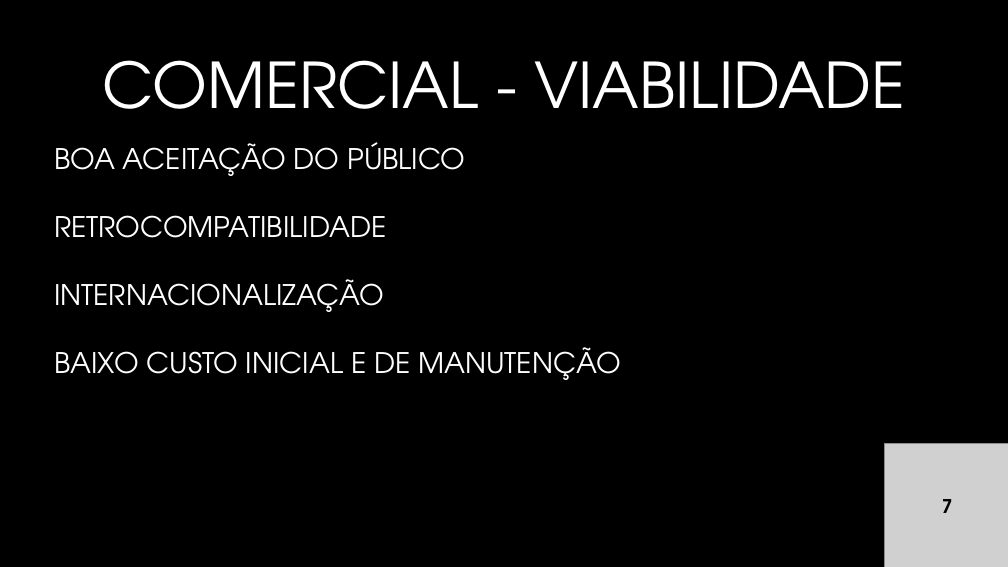
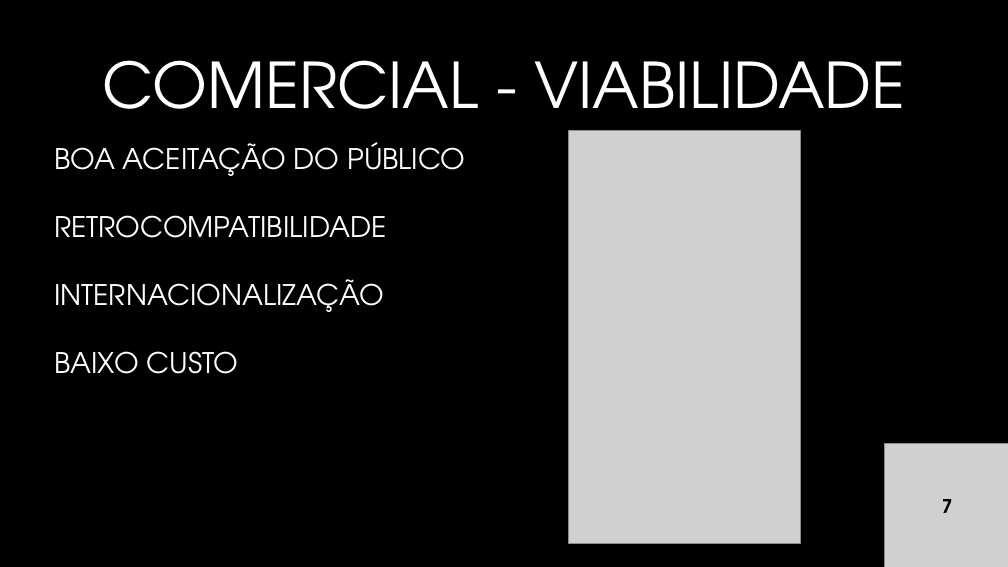
Before and after one commit to rafaelcavalieri/GalleryApp, a slide deck: slide 8 of docs/apresentação tcc.pptx. Drawn at 1008x567 pixels with LibreOffice and Linux fonts; fonts in the diff are those of the drawing; grey boxes stand for pictures; background and template pictures are left out. Boxes give left, top, right and bottom in pixels: in the first picture for what was removed or moved away, otherwise in the second. Text is boxed around its words. In the diff, an @@ line names an element or a change of style, - is before the commit and + after.

Commit message:
presentation

```diff
--- a/docs/apresentação tcc.pptx
+++ b/docs/apresentação tcc.pptx
@@ picture added at [568,131,800,544] @@
@@ text at [54,351,238,374]: text changed @@
-BAIXO CUSTO INICIAL E DE MANUTENÇÃO
+BAIXO CUSTO
```
Also in this commit, not shown: 1 other slide changed.
